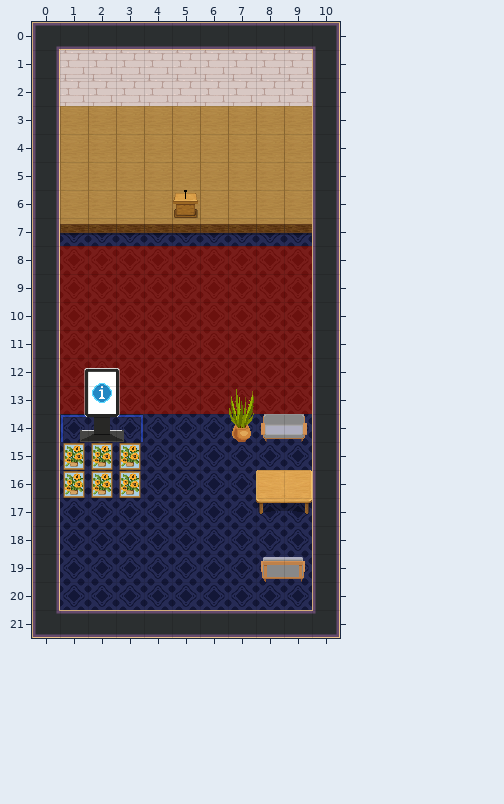
Tiled map (JSON) -- maps/lobby.tmj. Above: the version before the commit.
Cells are 32x32 px. Shown: x 0..10, y 0..21.
After the commit:
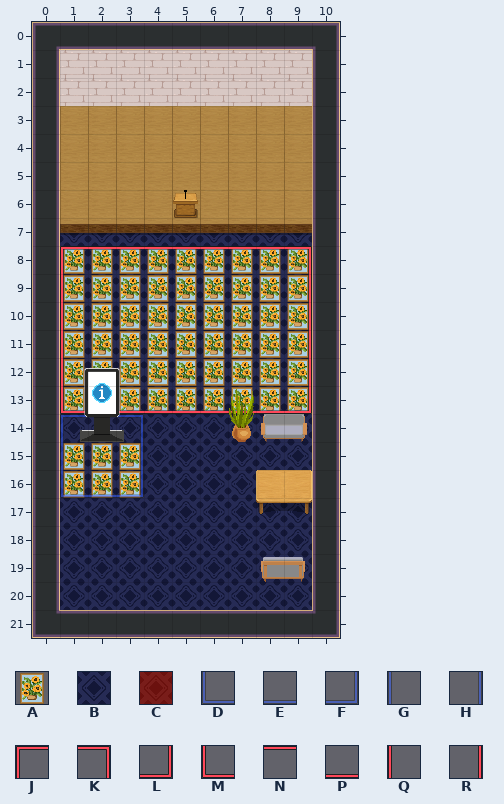
Key: from "WA_Decoration": A 2; from "WA_Room_Builder": B 362, C 387; from "WA_User_Interface": D 62, E 63, F 64, G 206, H 207, J 239, K 240, L 241, M 242, N 243, P 244, Q 245, R 246.
_ is an empty cell, . an unchanged one.
Tiles of an added or newly shown layer are drawn over the layers below it.
The author wrote: [FEAT] added delimitations + Changed floor
Diff:
--- layer "floor"
@@ x 1..9 @@
- 8 CCCCCCCCC
- 9 CCCCCCCCC
-10 CCCCCCCCC
-11 CCCCCCCCC
-12 CCCCCCCCC
-13 C.CCCCCCC
+ 8 BBBBBBBBB
+ 9 BBBBBBBBB
+10 BBBBBBBBB
+11 BBBBBBBBB
+12 BBBBBBBBB
+13 B.BBBBBBB
--- layer "selection_zone" (added)
@@ x 1..9 @@
- 8 _________
- 9 _________
-10 _________
-11 _________
-12 _________
-13 _._______
+ 8 AAAAAAAAA
+ 9 AAAAAAAAA
+10 AAAAAAAAA
+11 AAAAAAAAA
+12 AAAAAAAAA
+13 A.AAAAAAA
--- layer "delimitations" (added)
@@ x 1..9 @@
- 8 _________
- 9 _......._
-10 _......._
-11 _......._
-12 _......._
-13 _._______
+ 8 JNNNNNNNK
+ 9 Q.......R
+10 Q.......R
+11 Q.......R
+12 Q.......R
+13 M.PPPPPPL
@@ x 1..3 @@
-15 _._
-16 ___
+15 G.H
+16 DEF
